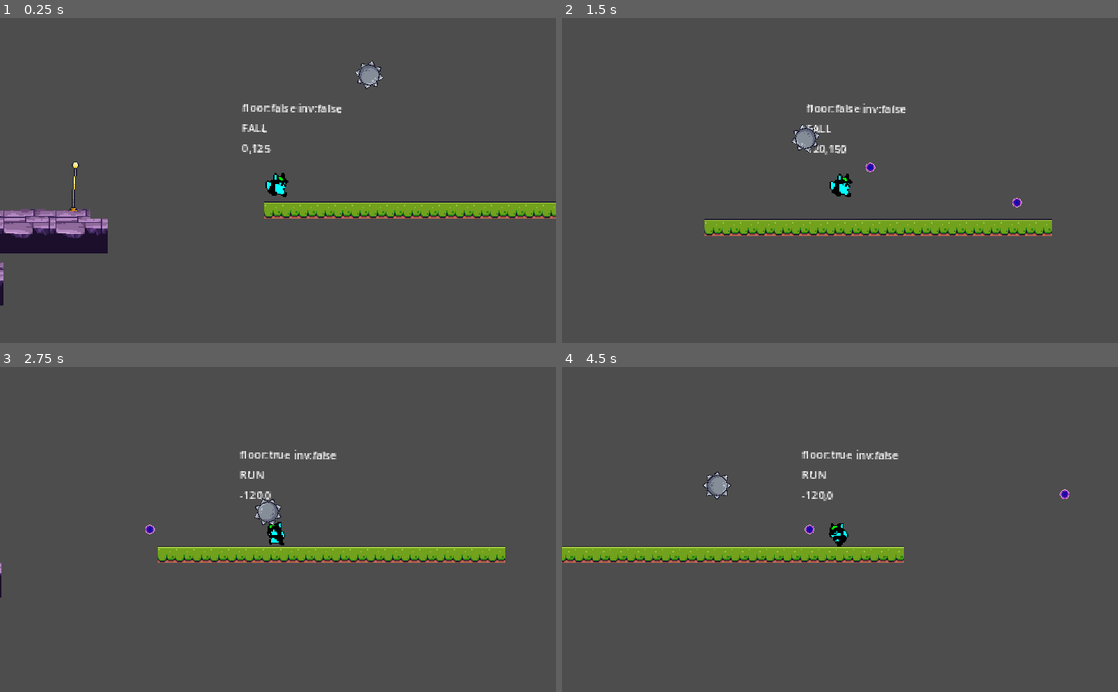
Above: before the commit, frames 1-4 (two rows, left to right).
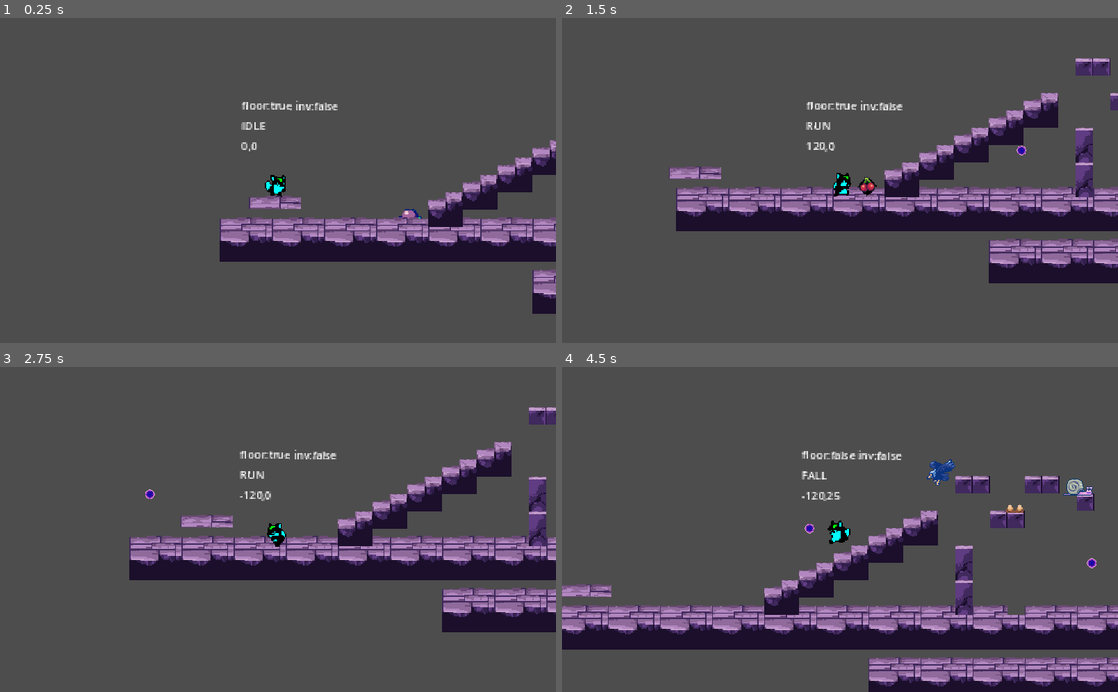
Above: after the commit, the same moments.

Repository: eugencic/PookieGame
Game: Godot game, scene res://level_base/level_base.tscn
Two runs of this game, one before a commit and one after it. Both use one fixed random seed, a clock stepped at 60 frames per second and the inputs below. The project has no main scene, so this scene is started directly.
Inputs (mouse positions are in pixels of both pictures, inside the frame that each line leads up to):
- Up to frame 1 (0.25 s): no input
- Up to frame 2 (1.5 s): move the mouse to (962, 164) at 0.52 s; hold D (right) from 0.53 s (still down); click (962, 164) at 0.6 s; tap Space (jump) at 0.77 s; move the mouse to (728, 196) at 1.27 s; click (728, 196) at 1.35 s
- Up to frame 3 (2.75 s): tap Space (jump) at 1.52 s; move the mouse to (333, 458) at 2.02 s; release D (right) at 2.03 s; hold A (left) from 2.03 s (still down); click (333, 458) at 2.1 s
- Up to frame 4 (4.5 s): move the mouse to (812, 594) at 2.77 s; release A (left) at 2.78 s; hold D (right) 2.78-4.28 s; click (812, 594) at 2.85 s; tap Space (jump) at 3.02, 3.77 s; move the mouse to (1006, 578) at 3.52 s; click (1006, 578) at 3.6 s; move the mouse to (673, 480) at 4.27 s; hold A (left) from 4.28 s (still down); click (673, 480) at 4.35 s

The runs differ from the first frame. In frame 1, 17% of the frame differs, in the area x 0-100%, y 13-92%; in frame 2, 20%; in frame 3, 17%; in frame 4, 27%, in the area x 0-100%, y 25-100%.

Commit message:
👌 Add floor spikes

Diff:
--- /dev/null
+++ b/floor_spikes/floor_spikes.tscn
@@ -0,0 +1,17 @@
+[gd_scene load_steps=3 format=3 uid="uid://c6gdqnay0geyf"]
+
+[ext_resource type="Texture2D" uid="uid://cdfbicssonhmd" path="res://assets/danger/floor_spikes.png" id="1_kwmcl"]
+
+[sub_resource type="RectangleShape2D" id="RectangleShape2D_a41uw"]
+size = Vector2(16, 7)
+
+[node name="FloorSpikes" type="Area2D"]
+collision_layer = 4
+collision_mask = 0
+
+[node name="Sprite2D" type="Sprite2D" parent="."]
+texture = ExtResource("1_kwmcl")
+
+[node name="CollisionShape2D" type="CollisionShape2D" parent="."]
+position = Vector2(0, -3.5)
+shape = SubResource("RectangleShape2D_a41uw")
--- a/level_base/level_base.tscn
+++ b/level_base/level_base.tscn
@@ -13,6 +13,7 @@
 [ext_resource type="PackedScene" uid="uid://c41efxlckxijt" path="res://checkpoint/checkpoint.tscn" id="11_d8m1i"]
 [ext_resource type="PackedScene" uid="uid://toqkxw8kp5xh" path="res://moving_platform/moving_platform.tscn" id="12_7x87m"]
 [ext_resource type="PackedScene" uid="uid://h8btxyymuvfs" path="res://ball_spikes/ball_spikes.tscn" id="13_46qbi"]
+[ext_resource type="PackedScene" uid="uid://c6gdqnay0geyf" path="res://floor_spikes/floor_spikes.tscn" id="14_2jqum"]
 
 [sub_resource type="TileSetAtlasSource" id="TileSetAtlasSource_s2vlm"]
 texture = ExtResource("1_rsl5b")
@@ -1062,7 +1063,7 @@
 zoom = Vector2(2, 2)
 
 [node name="Player" parent="." instance=ExtResource("3_manxk")]
-position = Vector2(762, 121)
+position = Vector2(37, 123)
 
 [node name="Eagle" parent="." instance=ExtResource("8_c35sb")]
 position = Vector2(431, -2)
@@ -1097,3 +1098,6 @@
 [node name="BallSpikes" parent="Paths/Spikes1" instance=ExtResource("13_46qbi")]
 position = Vector2(1228, -29)
 rotation = 2.07968
+
+[node name="FloorSpikes" parent="." instance=ExtResource("14_2jqum")]
+position = Vector2(404, 77)
--- a/project.godot
+++ b/project.godot
@@ -58,6 +58,7 @@
 2d_physics/layer_3="enemy_hit_box"
 2d_physics/layer_4="player_bullet"
 2d_physics/layer_5="enemy_bullet"
+2d_physics/layer_6="player_physics"
 
 [rendering]
 
Not shown: 1 places in level_base/level_base.tscn that only renumber resources
